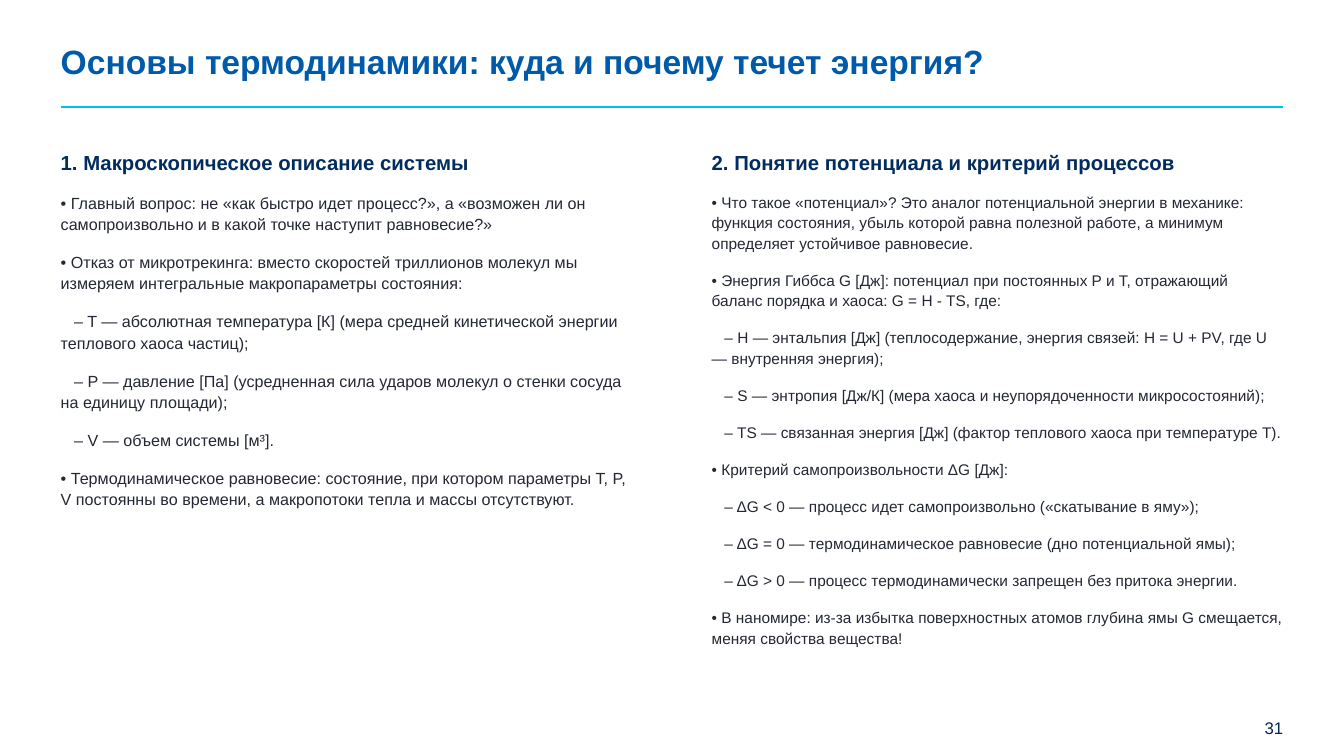
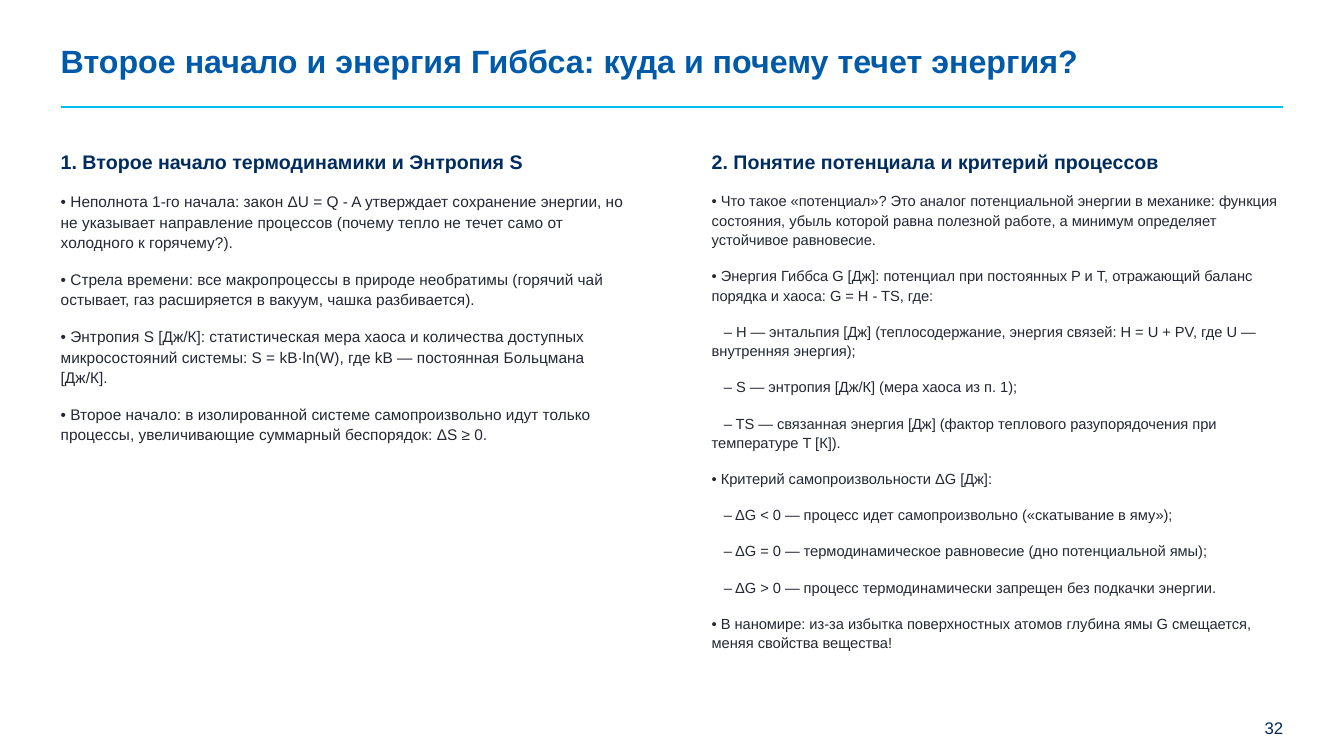
Before and after one commit to brattri3/nanophysics-course, a slide deck: slide 32 of course_materials/semester_4/lectures/lecture_02_thermodynamics_master_layouts.pptx (slide 31 before the commit). Drawn at 1344x756 pixels with LibreOffice and Linux fonts; fonts in the diff are those of the drawing; background and template pictures are left out. Boxes give left, top, right and bottom in pixels: in the first picture for what was removed or moved away, otherwise in the second. Text is boxed around its words. In the diff, an @@ line names an element or a change of style, - is before the commit and + after.

Commit message:
Swap slides 31 and 32 for logical pedagogical flow (1st law before 2nd law & Gibbs energy)

```diff
--- a/course_materials/semester_4/lectures/lecture_02_thermodynamics_master_layouts.pptx
+++ b/course_materials/semester_4/lectures/lecture_02_thermodynamics_master_layouts.pptx
@@ title at (61, 49, 1077, 80): text changed; size 24 to 23 pt @@
-Основы термодинамики: куда и почему течет энергия?
+Второе начало и энергия Гиббса: куда и почему течет энергия?
@@ text at (61, 155, 623, 443): text changed; size 11.5 to 11 pt @@
-1. Макроскопическое описание системы
-• Главный вопрос: не «как быстро идет процесс?», а «возможен ли он самопроизвольно и в какой точке наступит равновесие?»
-• Отказ от микротрекинга: вместо скоростей триллионов молекул мы измеряем интегральные макропараметры состояния:
-– T — абсолютная температура [К] (мера средней кинетической энергии теплового хаоса частиц);
-– P — давление [Па] (усредненная сила ударов молекул о стенки сосуда на единицу площади);
-– V — объем системы [м³].
-• Термодинамическое равновесие: состояние, при котором параметры T, P, V постоянны во времени, а макропотоки тепла и массы отсутствуют.
+1. Второе начало термодинамики и Энтропия S
+• Неполнота 1-го начала: закон ΔU = Q - A утверждает сохранение энергии, но не указывает направление процессов (почему тепло не течет само от холодного к горячему?).
+• Стрела времени: все макропроцессы в природе необратимы (горячий чай остывает, газ расширяется в вакуум, чашка разбивается).
+• Энтропия S [Дж/К]: статистическая мера хаоса и количества доступных микросостояний системы: S = kB·ln(W), где kB — постоянная Больцмана [Дж/К].
+• Второе начало: в изолированной системе самопроизвольно идут только процессы, увеличивающие суммарный беспорядок: ΔS ≥ 0.
@@ text at (712, 154, 1277, 651): size 14.5 to 14 pt in "2. Понятие потенциала и критерий процессов"; size 11 to 10.5 pt in "• Что такое «потенциал»? Это аналог потенциальной ...", "• Энергия Гиббса G [Дж]: потенциал при ...", "– H — энтальпия [Дж] (теплосодержание, энергия ...", "• Критерий самопроизвольности ΔG [Дж]:" and 3 more places @@
@@ text at (712, 381, 1216, 451): text changed; size 11 to 10.5 pt @@
-– S — энтропия [Дж/К] (мера хаоса и неупорядоченности микросостояний);
-– TS — связанная энергия [Дж] (фактор теплового хаоса при температуре T).
+– S — энтропия [Дж/К] (мера хаоса из п. 1);
+– TS — связанная энергия [Дж] (фактор теплового разупорядочения при температуре T [К]).
@@ text at (735, 582, 1216, 596): text changed; size 11 to 10.5 pt @@
-– ΔG > 0 — процесс термодинамически запрещен без притока энергии.
+– ΔG > 0 — процесс термодинамически запрещен без подкачки энергии.
@@ page number at (1265, 722, 1284, 734): text changed @@
-31
+32
```
Also in this commit, not shown: 2 other files.
